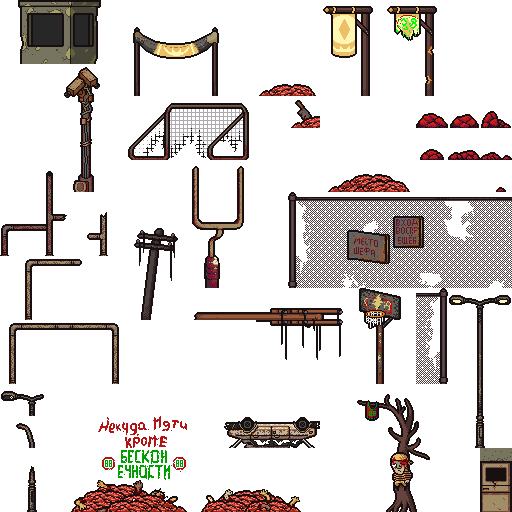
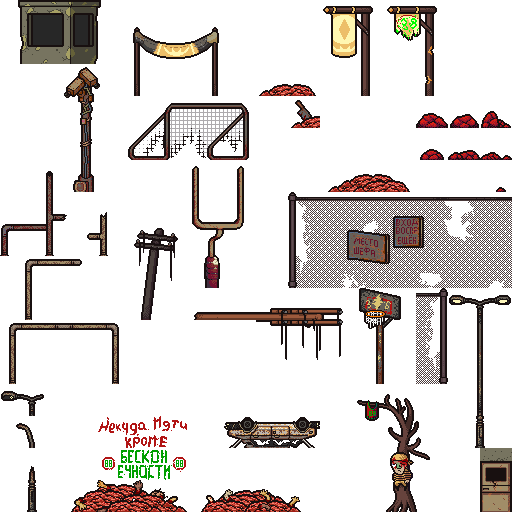
Layered file, before and after one edit (512×512). Changes by layer:
added layer "Layer 21" above "Layer 20" over [366, 300, 391, 309]
painted on "Layer 20" over [364, 298, 391, 310]
